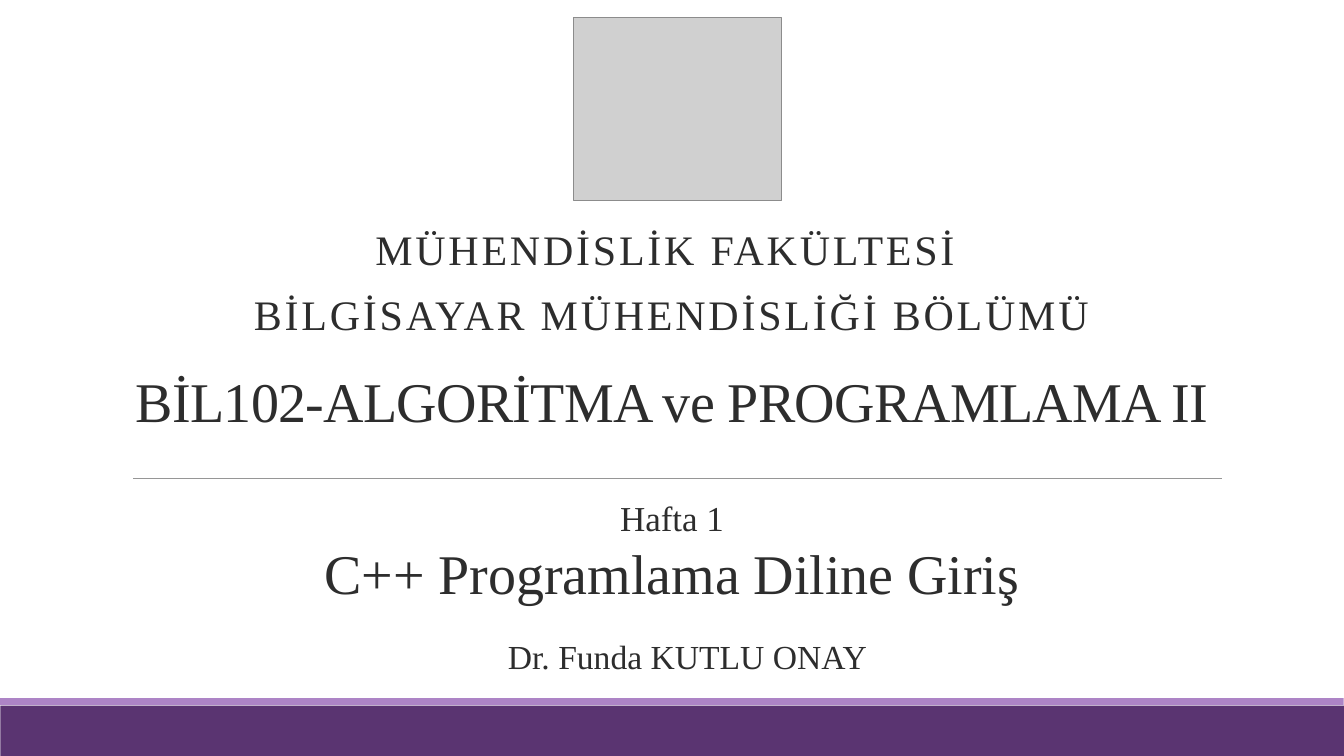
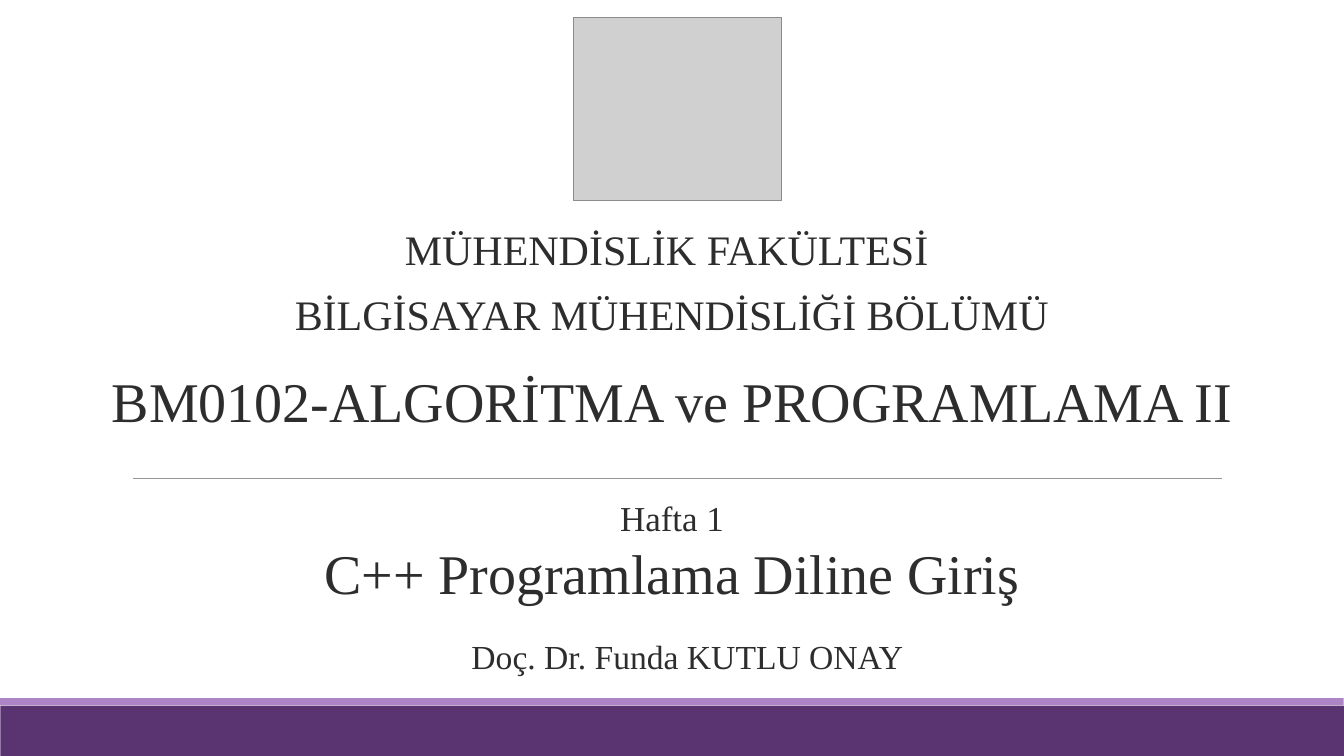
Before and after one commit to funkut/BIL102-AlgoritmaVeProgramlama2-DersNotlari, a slide deck: slide 1 of Hafta 1.pptx. Drawn at 1344x756 pixels with LibreOffice and Linux fonts; fonts in the diff are those of the drawing; grey boxes stand for pictures. Boxes give left, top, right and bottom in pixels: in the first picture for what was removed or moved away, otherwise in the second. Text is boxed around its words. In the diff, an @@ line names an element or a change of style, - is before the commit and + after.

```diff
--- a/Hafta 1.pptx
+++ b/Hafta 1.pptx
@@ subtitle "MÜHENDİSLİK FAKÜLTESİ" at [295, 232, 1049, 331]: letter spacing 2 to 0 pt; less space between paragraphs @@
@@ title at [112, 379, 1232, 423]: text changed @@
-BİL102-ALGORİTMA ve PROGRAMLAMA II
+BM0102-ALGORİTMA ve PROGRAMLAMA II
@@ text at [471, 645, 903, 676]: text changed @@
-Dr. Funda KUTLU ONAY
+Doç. Dr. Funda KUTLU ONAY
```
Also in this commit, not shown: 19 other slides changed, 3 other files.
